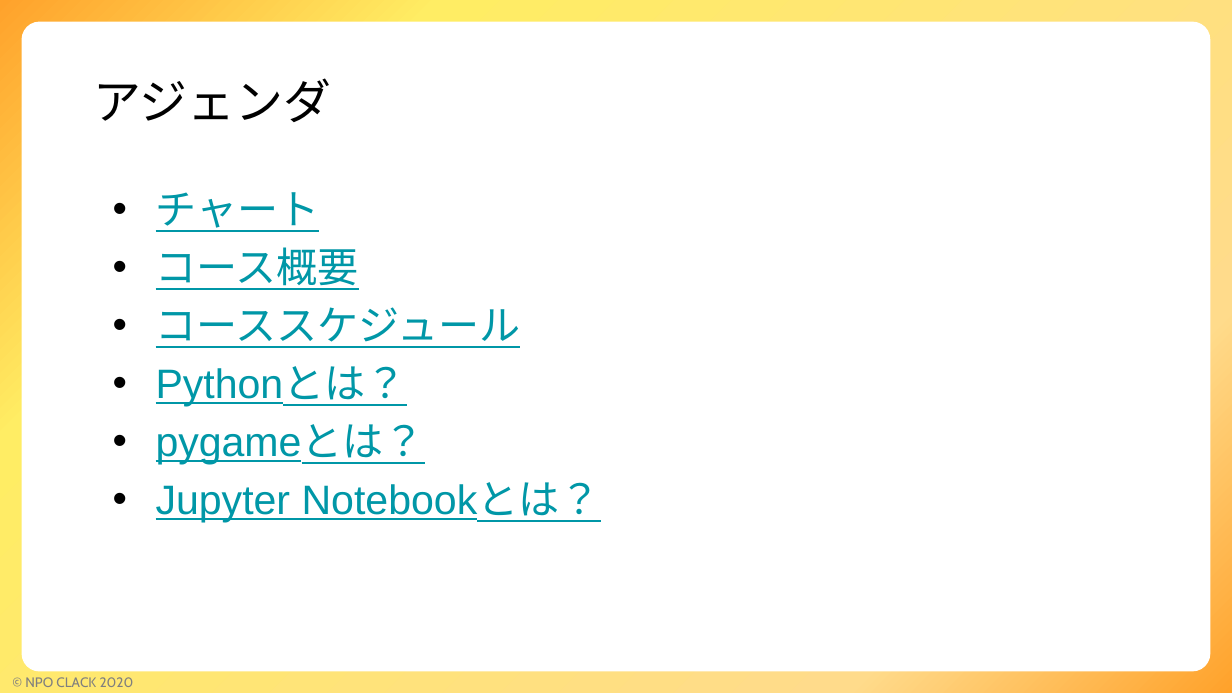
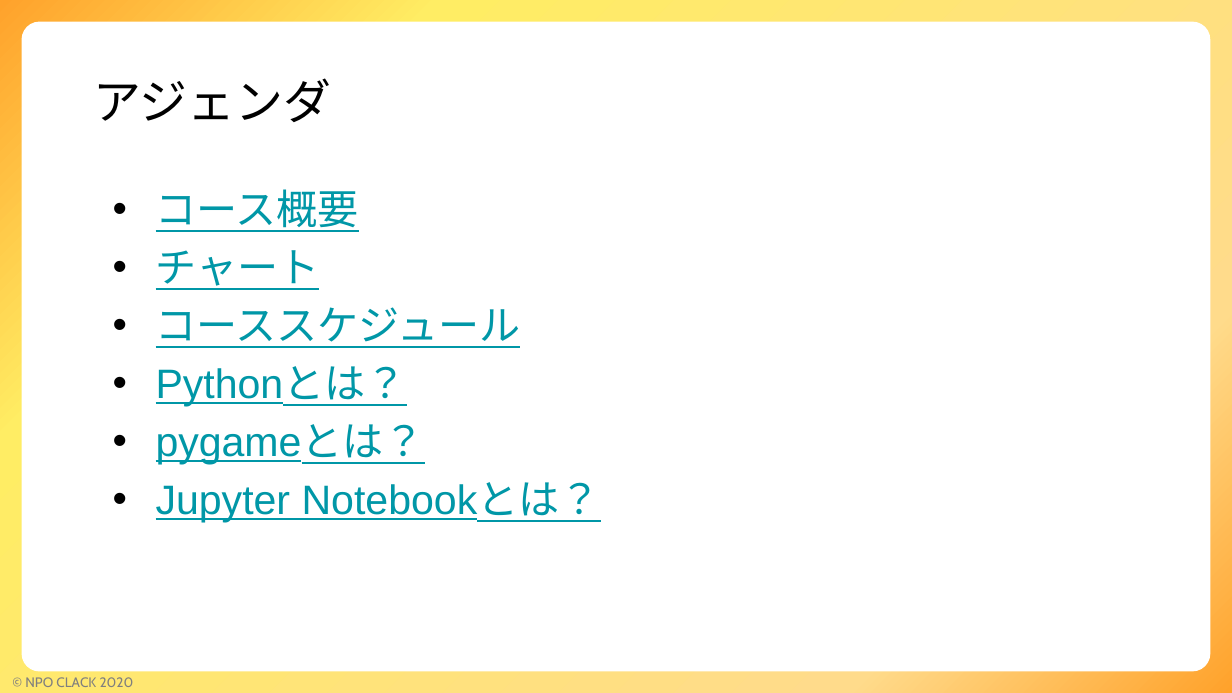
Before and after one commit to npo-clack/pygame, a slide deck: slide 2 of ゲームコース説明.pptx. Drawn at 1232x693 pixels with LibreOffice and Linux fonts; fonts in the diff are those of the drawing; background and template pictures are left out. Boxes give left, top, right and bottom in pixels: in the first picture for what was removed or moved away, otherwise in the second. Text is boxed around its words. In the diff, an @@ line names an element or a change of style, - is before the commit and + after.

Commit message:
コース説明資料追加

```diff
--- a/ゲームコース説明.pptx
+++ b/ゲームコース説明.pptx
@@ text at [156,189,359,232]: paragraph added @@
+• コース概要
@@ text at [156,247,359,290]: paragraph removed @@
-• コース概要
```
Also in this commit, not shown: 1 slide added.
